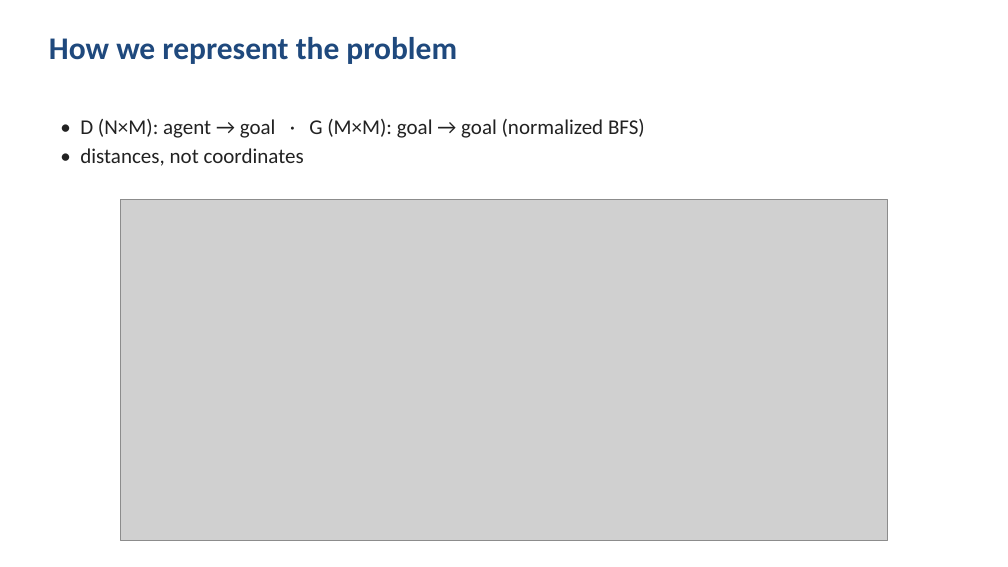
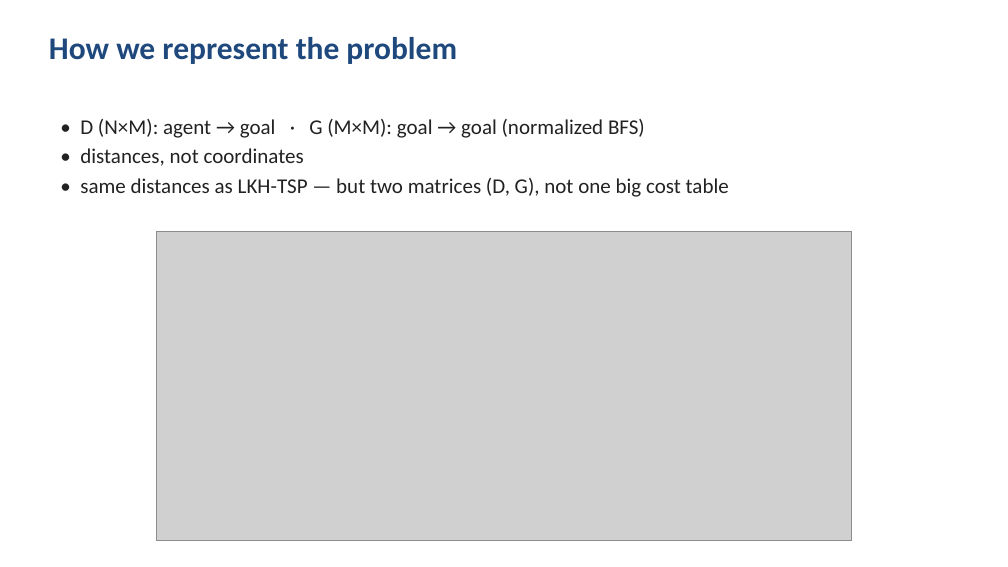
Before and after one commit to Dayan135/Neural_MCPF_Allocation, a slide deck: slide 7 of presentation/slides_claude.pptx. Drawn at 1008x567 pixels with LibreOffice and Linux fonts; fonts in the diff are those of the drawing; grey boxes stand for pictures. Boxes give left, top, right and bottom in pixels: in the first picture for what was removed or moved away, otherwise in the second. Text is boxed around its words. In the diff, an @@ line names an element or a change of style, - is before the commit and + after.

```diff
--- a/presentation/slides_claude.pptx
+++ b/presentation/slides_claude.pptx
@@ text at [80,178,729,197]: paragraph added @@
+• same distances as LKH-TSP — but two matrices (D, G), not one big cost table
@@ picture: place and size @@
-picture at [120,200,888,541]
+picture at [157,231,852,541]
```
Also in this commit, not shown: 6 other slides changed, 11 slides added, 5 slides removed, 20 other files.
